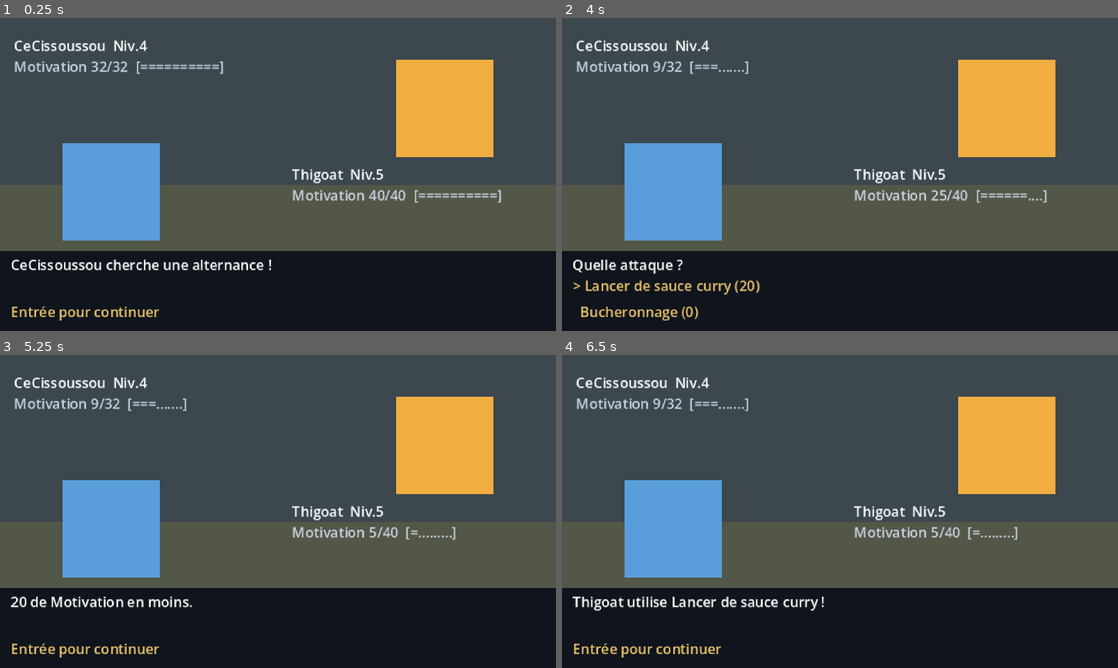
Above: before the commit, frames 1-4 (two rows, left to right).
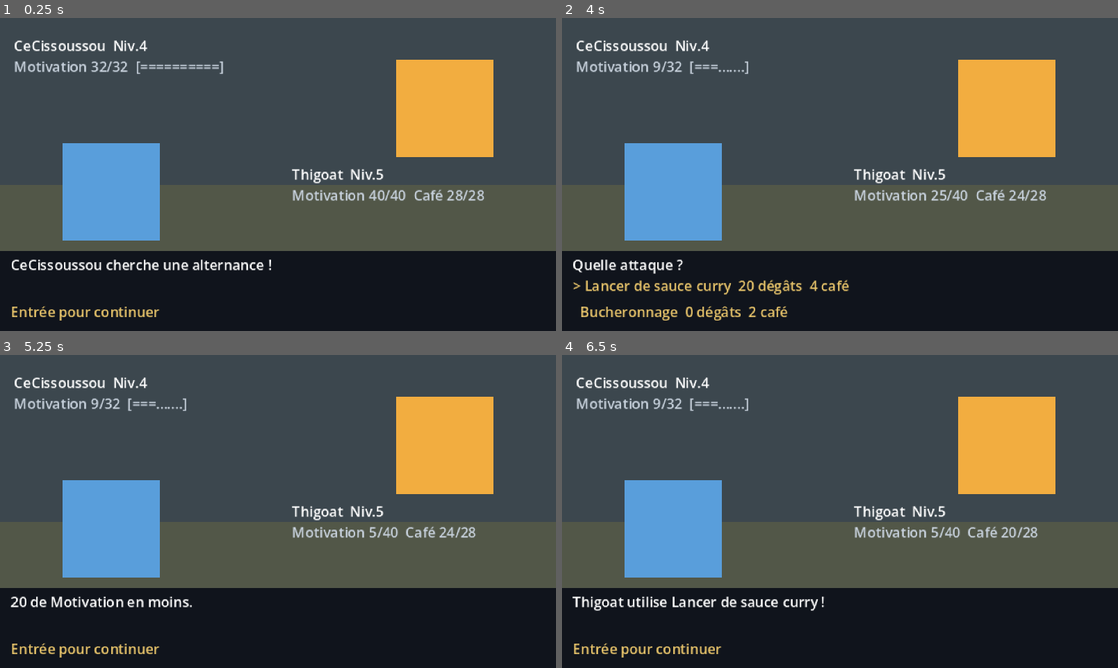
Above: after the commit, the same moments.

Repository: ThibaultGRAND/EEMIDEX
Game: Godot game, scene res://scenes/battle/battle.tscn
Two runs of this game, one before a commit and one after it. Both use one fixed random seed, a clock stepped at 60 frames per second and the inputs below. This scene is started directly instead of the project's main scene.
Inputs:
- Up to frame 1 (0.25 s): no input
- Up to frame 2 (4 s): tap Enter (ui_accept) at 0.5, 0.77, 1.25, 1.52, 2, 2.75, 3.02, 3.5, 3.77 s; hold Right (ui_right) 0.53-1.28 s; tap Tab at 0.6, 2.1, 3.6 s; hold Down (ui_down) 1.28-2.03 s; tap Shift at 1.35, 2.85 s; hold Right (ui_right) 2.03-2.78 s; hold Up (ui_up) 2.78-3.53 s; hold Left (ui_left) from 3.53 s (still down)
- Up to frame 3 (5.25 s): tap Enter (ui_accept) at 4.25, 4.52 s; tap Shift at 4.35 s; release Left (ui_left) at 5.03 s; hold Down (ui_down) from 5.03 s (still down); tap Tab at 5.1 s
- Up to frame 4 (6.5 s): release Down (ui_down) at 5.78 s; hold Right (ui_right) from 5.78 s (still down); tap Shift at 5.85 s; tap Enter (ui_accept) at 6.02 s

The runs differ from the first frame. In frame 1, 0.3% of the frame differs, in the area x 74-91%, y 54-60%; in frame 2, 1.0%, in the area x 16-88%, y 54-97%; in frame 3, 0.3%; in frame 4, 0.3%.

Commit message:
Le corps de regles, et le Cafe entre dans le combat
docs/regles.md rassemble toutes les regles du jeu avec leurs nombres :
stats et baremes, formule de degats, affinites, ordre du tour, recrutement,
fuite, rencontres, economie, entrainement, evolution, Bienveillance RH,
sauvegarde. Chaque regle porte sa mention : en jeu, a faire, ou a valider.
Les formules viennent du code, pas de ce que je croyais qu'il faisait.

Le Cafe est implemente. Un alternant a 20 + 2 par niveau ; une attaque coute
un cinquieme de sa puissance, minimum 2 ; un tour sans attaquer en rend 2 ;
la machine a cafe remplit tout. A sec, il reste "Trainer des pieds", 5 degats
gratuits : on n'est jamais bloque, seulement diminue.

Verifie par simulation : Thigoat niveau 5 a 28 de Cafe, sa grosse attaque en
coute 4, il tient 7 tours. La fenetre visee etait 5 a 8.

Co-Authored-By: Claude Opus 5 <noreply@anthropic.com>

Diff:
--- /dev/null
+++ b/data/moves/trainer_des_pieds.tres
@@ -0,0 +1,16 @@
+[gd_resource type="Resource" script_class="MoveData" load_steps=2 format=3]
+
+[ext_resource type="Script" path="res://scripts/data/move_data.gd" id="1_script"]
+
+[resource]
+script = ExtResource("1_script")
+id = &"trainer_des_pieds"
+display_name = "Traîner des pieds"
+description = "Ce qu'il reste quand il n'y a plus de café. Gratuit, et ça se voit."
+type = &"neutre"
+cible = 0
+puissance = 5
+precision = 100
+stat_modifiee = &""
+modificateur = 0
+soin = 0
--- a/scenes/battle/battle.gd
+++ b/scenes/battle/battle.gd
@@ -20,6 +20,10 @@
 var _fini: bool = false
 ## Bonus temporaires accordés pendant le combat, remis à zéro à la fin.
 var _modificateurs: Array = []
+## Les attaques proposees au tour en cours, dans l'ordre du menu.
+var _attaques_offertes: Array = []
+## Ce que rapporte un tour sans attaquer : objet, changement, defense.
+const CAFE_PAR_TOUR_SANS_ATTAQUE := 2
 
 @onready var _ennemi_nom: Label = %EnnemiNom
 @onready var _ennemi_pv: Label = %EnnemiPv
@@ -58,7 +62,8 @@
 	_ennemi_nom.text = "%s  Niv.%d" % [_ennemi.nom(), _ennemi.niveau]
 	_ennemi_pv.text = "Motivation %d/%d  %s" % [_ennemi.pv, _ennemi.pv_max(), _barre(_ennemi)]
 	_joueur_nom.text = "%s  Niv.%d" % [_actif.nom(), _actif.niveau]
-	_joueur_pv.text = "Motivation %d/%d  %s" % [_actif.pv, _actif.pv_max(), _barre(_actif)]
+	_joueur_pv.text = "Motivation %d/%d  Café %d/%d" % [
+		_actif.pv, _actif.pv_max(), _actif.cafe, _actif.cafe_max()]
 	if _ennemi.data != null:
 		_ennemi_sprite.color = _ennemi.data.couleur
 	if _actif.data != null:
@@ -124,9 +129,8 @@
 		&"racine":
 			_choisir_action()
 		&"attaques":
-			var attaques := _actif.attaques()
-			if _index < attaques.size():
-				_tour_complet(attaques[_index])
+			if _index < _attaques_offertes.size():
+				_tour_complet(_attaques_offertes[_index])
 			else:
 				_menu_racine()
 		&"objets":
@@ -144,9 +148,13 @@
 func _choisir_action() -> void:
 	match _index:
 		0:
+			_attaques_offertes = _attaques_possibles(_actif)
 			var noms: Array = []
-			for m in _actif.attaques():
-				noms.append("%s (%d)" % [m.display_name, m.puissance])
+			for m: MoveData in _attaques_offertes:
+				var cout := m.cout_cafe()
+				noms.append("%s  %d dégâts  %s" % [
+					m.display_name, m.puissance,
+					"gratuit" if cout == 0 else "%d café" % cout])
 			noms.append("Retour")
 			_afficher_menu(&"attaques", "Quelle attaque ?", noms)
 		1:
@@ -184,12 +192,14 @@
 	await _apres_tour()
 
 func _tour_ennemi() -> void:
-	var attaques := _ennemi.attaques()
+	var attaques := _attaques_possibles(_ennemi)
 	if attaques.is_empty():
 		return
 	await _executer(_ennemi, _actif, attaques[randi() % attaques.size()])
 
 func _executer(attaquant: GoneInstance, cible: GoneInstance, attaque: MoveData) -> void:
+	attaquant.depenser_cafe(attaque.cout_cafe())
+	_rafraichir()
 	await _dire("%s utilise %s !" % [attaquant.nom(), attaque.display_name])
 	if randi() % 100 >= attaque.precision:
 		await _dire("Raté !")
@@ -215,6 +225,19 @@
 		])
 	_rafraichir()
 
+## Les attaques qu'un alternant peut encore se payer. A sec, il ne lui reste
+## que "Trainer des pieds" : il n'est jamais bloque, seulement diminue.
+func _attaques_possibles(alternant: GoneInstance) -> Array:
+	var possibles: Array = []
+	for m: MoveData in alternant.attaques():
+		if alternant.peut_lancer(m):
+			possibles.append(m)
+	if possibles.is_empty():
+		var repli: MoveData = GameState.catalogue_attaques.get(&"trainer_des_pieds")
+		if repli != null:
+			possibles.append(repli)
+	return possibles
+
 func _degats(attaquant: GoneInstance, cible: GoneInstance, attaque: MoveData,
 		affinite: float = Affinites.NORMAL) -> int:
 	var base := float(attaque.puissance) * float(attaquant.attaque()) / float(maxi(1, cible.defense()))
@@ -254,6 +277,7 @@
 		ItemData.Genre.SOIN:
 			GameState.consommer_objet(objet.id)
 			_actif.soigner(objet.valeur)
+			_actif.recuperer_cafe(CAFE_PAR_TOUR_SANS_ATTAQUE)
 			_rafraichir()
 			await _dire("%s rend %d PV à %s." % [objet.display_name, objet.valeur, _actif.nom()])
 			await _tour_ennemi()
@@ -301,6 +325,7 @@
 		return
 	_mode = Mode.MESSAGE
 	_actif = cible
+	_actif.recuperer_cafe(CAFE_PAR_TOUR_SANS_ATTAQUE)
 	_rafraichir()
 	await _dire("En avant, %s !" % _actif.nom())
 	await _tour_ennemi()
--- /dev/null
+++ b/scenes/ui/composants/badge_type.gd
@@ -0,0 +1,39 @@
+class_name BadgeType
+extends PanelContainer
+## La pastille colorée d'un type d'alternant (Dev, Data, Product, Marketing,
+## Design, Staff, Neutre). La couleur et le libellé viennent de PaletteUi, les
+## alias (&"com" = &"marketing") d'Affinites.
+
+@export var type: StringName = &"neutre":
+	set(valeur):
+		type = valeur
+		_appliquer()
+
+@onready var _libelle: Label = %Libelle
+
+func _ready() -> void:
+	_appliquer()
+
+## Change le type affiché.
+func definir(p_type: StringName) -> void:
+	type = p_type
+
+func _appliquer() -> void:
+	if _libelle == null:
+		return
+	var couleur := PaletteUi.couleur_type(type)
+	_libelle.text = PaletteUi.libelle_type(type)
+	var cadre := StyleBoxFlat.new()
+	cadre.bg_color = couleur
+	cadre.border_color = PaletteUi.assombrir(couleur)
+	cadre.set_border_width_all(1)
+	cadre.content_margin_left = 2.0
+	cadre.content_margin_right = 2.0
+	cadre.content_margin_top = 0.0
+	cadre.content_margin_bottom = 0.0
+	add_theme_stylebox_override("panel", cadre)
+	# Texte sombre sur pastille claire, clair sur pastille sombre.
+	_libelle.add_theme_color_override(
+		"font_color",
+		PaletteUi.FOND if couleur.get_luminance() > 0.5 else PaletteUi.TEXTE
+	)
--- /dev/null
+++ b/scenes/ui/composants/badge_type.tscn
@@ -0,0 +1,19 @@
+[gd_scene load_steps=2 format=3]
+
+[ext_resource type="Script" path="res://scenes/ui/composants/badge_type.gd" id="1_badge"]
+
+[node name="BadgeType" type="PanelContainer"]
+layout_mode = 3
+anchors_preset = 0
+offset_right = 32.0
+offset_bottom = 10.0
+size_flags_horizontal = 0
+size_flags_vertical = 4
+script = ExtResource("1_badge")
+
+[node name="Libelle" type="Label" parent="."]
+unique_name_in_owner = true
+layout_mode = 2
+theme_override_font_sizes/font_size = 7
+text = "Neutre"
+vertical_alignment = 1
--- /dev/null
+++ b/scenes/ui/composants/barre_jauge.gd
@@ -0,0 +1,85 @@
+class_name BarreJauge
+extends Control
+## Une jauge en pixel art : Motivation, Café, ou n'importe quelle valeur sur un
+## maximum. Elle s'anime toute seule quand la valeur change.
+##
+## La couleur suit ce qu'il reste (verte, jaune, rouge) sauf si `couleur_fixe`
+## est opaque — c'est ce qu'on fait pour la jauge de Café, toujours brune.
+##
+## Usage :
+##   %Motivation.definir(gone.pv, gone.pv_max())
+##   await %Motivation.animation_terminee
+
+signal animation_terminee
+## La jauge vient d'atteindre zéro à l'écran (fin de l'animation).
+signal videe
+
+const DUREE_PAR_UNITE := 0.02
+const DUREE_MIN := 0.12
+const DUREE_MAX := 0.7
+
+## Opaque = cette couleur et rien d'autre. Transparent = vert/jaune/rouge.
+@export var couleur_fixe: Color = Color(0, 0, 0, 0):
+	set(valeur):
+		couleur_fixe = valeur
+		_redessiner()
+@export var valeur: int = 1
+@export var maximum: int = 1
+
+var _ratio_affiche: float = 1.0
+var _animation: Tween
+
+@onready var _creux: ColorRect = %Creux
+@onready var _remplissage: ColorRect = %Remplissage
+
+func _ready() -> void:
+	resized.connect(_redessiner)
+	_ratio_affiche = _ratio_cible()
+	_redessiner()
+
+## Pose une nouvelle valeur. `anime` à false pour un changement d'écran.
+func definir(p_valeur: int, p_maximum: int, anime: bool = true) -> void:
+	valeur = maxi(p_valeur, 0)
+	maximum = maxi(p_maximum, 1)
+	var cible := _ratio_cible()
+	if _animation != null and _animation.is_valid():
+		_animation.kill()
+	if not anime or not is_inside_tree():
+		_appliquer_ratio(cible)
+		animation_terminee.emit()
+		if cible <= 0.0:
+			videe.emit()
+		return
+	var duree := clampf(absf(cible - _ratio_affiche) * maximum * DUREE_PAR_UNITE, DUREE_MIN, DUREE_MAX)
+	_animation = create_tween()
+	_animation.tween_method(_appliquer_ratio, _ratio_affiche, cible, duree)
+	_animation.finished.connect(func() -> void:
+		animation_terminee.emit()
+		if cible <= 0.0:
+			videe.emit()
+	)
+
+## La part affichée en ce moment, entre 0 et 1. L'animation peut être en cours.
+func ratio() -> float:
+	return _ratio_affiche
+
+func _ratio_cible() -> float:
+	return clampf(float(valeur) / float(maxi(maximum, 1)), 0.0, 1.0)
+
+func _appliquer_ratio(r: float) -> void:
+	_ratio_affiche = r
+	_redessiner()
+
+func _redessiner() -> void:
+	if _creux == null or _remplissage == null:
+		return
+	var interieur := Vector2(maxf(size.x - 2.0, 0.0), maxf(size.y - 2.0, 0.0))
+	_creux.position = Vector2(1, 1)
+	_creux.size = interieur
+	# Largeur arrondie au pixel : une jauge en 320x180 ne doit pas baver.
+	var largeur := roundf(interieur.x * _ratio_affiche)
+	if _ratio_affiche > 0.0:
+		largeur = maxf(largeur, 1.0)
+	_remplissage.position = Vector2(1, 1)
+	_remplissage.size = Vector2(largeur, interieur.y)
+	_remplissage.color = couleur_fixe if couleur_fixe.a > 0.0 else PaletteUi.couleur_jauge(_ratio_affiche)
--- /dev/null
+++ b/scenes/ui/composants/barre_jauge.tscn
@@ -0,0 +1,36 @@
+[gd_scene load_steps=2 format=3]
+
+[ext_resource type="Script" path="res://scenes/ui/composants/barre_jauge.gd" id="1_jauge"]
+
+[node name="BarreJauge" type="Control"]
+custom_minimum_size = Vector2(48, 6)
+layout_mode = 3
+anchors_preset = 0
+offset_right = 48.0
+offset_bottom = 6.0
+script = ExtResource("1_jauge")
+
+[node name="Bordure" type="ColorRect" parent="."]
+layout_mode = 1
+anchors_preset = 15
+anchor_right = 1.0
+anchor_bottom = 1.0
+color = Color(0.235294, 0.290196, 0.376471, 1)
+
+[node name="Creux" type="ColorRect" parent="."]
+unique_name_in_owner = true
+layout_mode = 0
+offset_left = 1.0
+offset_top = 1.0
+offset_right = 47.0
+offset_bottom = 5.0
+color = Color(0.0627451, 0.0784314, 0.109804, 1)
+
+[node name="Remplissage" type="ColorRect" parent="."]
+unique_name_in_owner = true
+layout_mode = 0
+offset_left = 1.0
+offset_top = 1.0
+offset_right = 47.0
+offset_bottom = 5.0
+color = Color(0.423529, 0.760784, 0.290196, 1)
--- /dev/null
+++ b/scenes/ui/composants/fiche_combattant.gd
@@ -0,0 +1,69 @@
+class_name FicheCombattant
+extends PanelContainer
+## L'étiquette d'un alternant en combat : son nom, son niveau, son type, sa
+## Motivation et son Café.
+##
+## Elle ne connaît pas les règles : le combat lui donne des nombres, elle les
+## affiche. `depuis_gone()` est juste un raccourci qui lit un GoneInstance.
+##
+## Usage :
+##   %FicheJoueur.depuis_gone(actif)
+##   await %FicheJoueur.definir_motivation(actif.pv, actif.pv_max())
+
+## Les chiffres « 18/24 » sous la jauge. On les cache pour l'adversaire, comme
+## dans les Pokémon : on voit la jauge baisser, pas le compte exact.
+@export var montrer_chiffres: bool = true:
+	set(valeur):
+		montrer_chiffres = valeur
+		if is_node_ready():
+			_chiffres.visible = valeur
+
+## Le Café n'est pas encore implémenté côté combat : la ligne reste cachée
+## tant qu'on ne lui donne pas de valeur.
+@export var montrer_cafe: bool = false:
+	set(valeur):
+		montrer_cafe = valeur
+		if is_node_ready():
+			_ligne_cafe.visible = valeur
+
+@onready var _nom: Label = %Nom
+@onready var _niveau: Label = %Niveau
+@onready var _badge: BadgeType = %Badge
+@onready var _motivation: BarreJauge = %Motivation
+@onready var _chiffres: Label = %Chiffres
+@onready var _ligne_cafe: HBoxContainer = %LigneCafe
+@onready var _cafe: BarreJauge = %Cafe
+
+func _ready() -> void:
+	_chiffres.visible = montrer_chiffres
+	_ligne_cafe.visible = montrer_cafe
+	_cafe.couleur_fixe = PaletteUi.JAUGE_CAFE
+
+## L'identité du combattant : ce qui ne bouge pas pendant son tour.
+func definir_combattant(nom: String, niveau: int, type: StringName) -> void:
+	_nom.text = nom
+	_niveau.text = "Niv.%d" % niveau
+	_badge.definir(type)
+
+## Pose la Motivation. À attendre (`await`) pour laisser la jauge descendre
+## avant la ligne de texte suivante.
+func definir_motivation(valeur: int, maximum: int, anime: bool = true) -> Signal:
+	_motivation.definir(valeur, maximum, anime)
+	_chiffres.text = "%d/%d" % [valeur, maximum]
+	return _motivation.animation_terminee
+
+## Pose le Café. Affiche la ligne au passage.
+func definir_cafe(valeur: int, maximum: int, anime: bool = true) -> Signal:
+	montrer_cafe = true
+	_cafe.definir(valeur, maximum, anime)
+	return _cafe.animation_terminee
+
+## Raccourci : remplit la fiche à partir d'un GoneInstance.
+func depuis_gone(gone: Object, anime: bool = false) -> void:
+	if gone == null:
+		return
+	var type: StringName = &"neutre"
+	if gone.get("data") != null:
+		type = gone.data.type
+	definir_combattant(gone.nom(), gone.niveau, type)
+	definir_motivation(gone.pv, gone.pv_max(), anime)
--- /dev/null
+++ b/scenes/ui/composants/fiche_combattant.tscn
@@ -0,0 +1,73 @@
+[gd_scene load_steps=4 format=3]
+
+[ext_resource type="Script" path="res://scenes/ui/composants/fiche_combattant.gd" id="1_fiche"]
+[ext_resource type="PackedScene" path="res://scenes/ui/composants/badge_type.tscn" id="2_badge"]
+[ext_resource type="PackedScene" path="res://scenes/ui/composants/barre_jauge.tscn" id="3_jauge"]
+
+[node name="FicheCombattant" type="PanelContainer"]
+custom_minimum_size = Vector2(132, 0)
+layout_mode = 3
+anchors_preset = 0
+offset_right = 132.0
+offset_bottom = 34.0
+script = ExtResource("1_fiche")
+
+[node name="Contenu" type="VBoxContainer" parent="."]
+layout_mode = 2
+
+[node name="Identite" type="HBoxContainer" parent="Contenu"]
+layout_mode = 2
+
+[node name="Nom" type="Label" parent="Contenu/Identite"]
+unique_name_in_owner = true
+layout_mode = 2
+size_flags_horizontal = 3
+text = "Alternant"
+
+[node name="Niveau" type="Label" parent="Contenu/Identite"]
+unique_name_in_owner = true
+layout_mode = 2
+theme_override_colors/font_color = Color(0.564706, 0.627451, 0.705882, 1)
+text = "Niv.5"
+horizontal_alignment = 2
+
+[node name="Etat" type="HBoxContainer" parent="Contenu"]
+layout_mode = 2
+
+[node name="Badge" parent="Contenu/Etat" instance=ExtResource("2_badge")]
+unique_name_in_owner = true
+layout_mode = 2
+
+[node name="Motivation" parent="Contenu/Etat" instance=ExtResource("3_jauge")]
+unique_name_in_owner = true
+custom_minimum_size = Vector2(44, 6)
+layout_mode = 2
+size_flags_horizontal = 3
+size_flags_vertical = 4
+
+[node name="Chiffres" type="Label" parent="Contenu/Etat"]
+unique_name_in_owner = true
+layout_mode = 2
+theme_override_colors/font_color = Color(0.564706, 0.627451, 0.705882, 1)
+text = "24/24"
+horizontal_alignment = 2
+vertical_alignment = 1
+
+[node name="LigneCafe" type="HBoxContainer" parent="Contenu"]
+unique_name_in_owner = true
+visible = false
+layout_mode = 2
+
+[node name="LibelleCafe" type="Label" parent="Contenu/LigneCafe"]
+layout_mode = 2
+theme_override_colors/font_color = Color(0.564706, 0.627451, 0.705882, 1)
+theme_override_font_sizes/font_size = 7
+text = "Café"
+vertical_alignment = 1
+
+[node name="Cafe" parent="Contenu/LigneCafe" instance=ExtResource("3_jauge")]
+unique_name_in_owner = true
+custom_minimum_size = Vector2(44, 5)
+layout_mode = 2
+size_flags_horizontal = 3
+size_flags_vertical = 4
--- /dev/null
+++ b/scenes/ui/theme_moustache.tres
@@ -0,0 +1,41 @@
+[gd_resource type="Theme" load_steps=4 format=3]
+
+; Thème commun à toute l'interface de Moustache Quest.
+; Les couleurs viennent de scripts/ui/palette_ui.gd : si l'une change là-bas,
+; la reporter ici. Tout est dessiné en StyleBoxFlat, sans asset : les cadres
+; 9-slice de l'équipe pourront remplacer ces StyleBox plus tard.
+; Pas d'arrondi (corner_radius = 0) : on est en pixel art à 320x180.
+
+[sub_resource type="StyleBoxFlat" id="StyleBoxFlat_cadre"]
+content_margin_left = 4.0
+content_margin_top = 3.0
+content_margin_right = 4.0
+content_margin_bottom = 3.0
+bg_color = Color(0.105882, 0.133333, 0.188235, 1)
+border_width_left = 1
+border_width_top = 1
+border_width_right = 1
+border_width_bottom = 1
+border_color = Color(0.235294, 0.290196, 0.376471, 1)
+
+[sub_resource type="StyleBoxFlat" id="StyleBoxFlat_plat"]
+content_margin_left = 4.0
+content_margin_top = 3.0
+content_margin_right = 4.0
+content_margin_bottom = 3.0
+bg_color = Color(0.0627451, 0.0784314, 0.109804, 1)
+
+[sub_resource type="StyleBoxEmpty" id="StyleBoxEmpty_vide"]
+
+[resource]
+default_font_size = 8
+Label/colors/font_color = Color(0.874510, 0.901961, 0.937255, 1)
+Label/font_sizes/font_size = 8
+PanelContainer/styles/panel = SubResource("StyleBoxFlat_cadre")
+Panel/styles/panel = SubResource("StyleBoxFlat_plat")
+MarginContainer/constants/margin_left = 0
+ScrollContainer/styles/panel = SubResource("StyleBoxEmpty_vide")
+VBoxContainer/constants/separation = 2
+HBoxContainer/constants/separation = 4
+GridContainer/constants/h_separation = 6
+GridContainer/constants/v_separation = 2
--- a/scripts/data/gone_instance.gd
+++ b/scripts/data/gone_instance.gd
@@ -6,6 +6,7 @@
 var data: GoneData
 var niveau: int = 5
 var pv: int = 0
+var cafe: int = 0
 var bonus_pv: int = 0
 var bonus_attaque: int = 0
 var bonus_defense: int = 0
@@ -15,6 +16,7 @@
 	data = p_data
 	niveau = p_niveau
 	pv = pv_max()
+	cafe = cafe_max()
 
 func nom() -> String:
 	return data.display_name if data != null else "???"
@@ -23,6 +25,23 @@
 	if data == null:
 		return 1
 	return data.base_pv + bonus_pv + (niveau - 1) * 2
+
+## L'energie disponible pour attaquer.
+func cafe_max() -> int:
+	return 20 + (niveau - 1) * 2
+
+func depenser_cafe(montant: int) -> void:
+	cafe = maxi(0, cafe - montant)
+
+func recuperer_cafe(montant: int) -> void:
+	cafe = mini(cafe_max(), cafe + montant)
+
+func cafe_plein() -> void:
+	cafe = cafe_max()
+
+## Peut-il se payer cette attaque ?
+func peut_lancer(attaque: MoveData) -> bool:
+	return attaque != null and cafe >= attaque.cout_cafe()
 
 func attaque() -> int:
 	if data == null:
@@ -50,6 +69,7 @@
 
 func soigner_tout() -> void:
 	pv = pv_max()
+	cafe = cafe_max()
 
 ## Les attaques disponibles en combat : l'attaque de base, puis le pouvoir.
 func attaques() -> Array:
@@ -83,6 +103,7 @@
 		"gone_id": String(data.id) if data != null else "",
 		"niveau": niveau,
 		"pv": pv,
+		"cafe": cafe,
 		"bonus_pv": bonus_pv,
 		"bonus_attaque": bonus_attaque,
 		"bonus_defense": bonus_defense,
@@ -97,4 +118,5 @@
 	g.bonus_defense = int(d.get("bonus_defense", 0))
 	g.bonus_vitesse = int(d.get("bonus_vitesse", 0))
 	g.pv = clampi(int(d.get("pv", g.pv_max())), 0, g.pv_max())
+	g.cafe = clampi(int(d.get("cafe", g.cafe_max())), 0, g.cafe_max())
 	return g
--- a/scripts/data/move_data.gd
+++ b/scripts/data/move_data.gd
@@ -21,3 +21,11 @@
 @export_range(-5, 5) var modificateur: int = 0
 ## Points de vie rendus à l'utilisateur.
 @export_range(0, 50) var soin: int = 0
+
+## Le Cafe que coute cette attaque. Voir docs/regles.md.
+## Une attaque de soutien coute le minimum ; sinon un cinquieme de sa puissance,
+## arrondi au superieur. "Trainer des pieds" est la seule attaque gratuite.
+func cout_cafe() -> int:
+	if id == &"trainer_des_pieds":
+		return 0
+	return maxi(2, int(ceil(puissance / 5.0)))
--- /dev/null
+++ b/scripts/ui/palette_ui.gd
@@ -0,0 +1,77 @@
+class_name PaletteUi
+extends RefCounted
+## Les couleurs de l'interface, au même endroit pour tous les écrans.
+##
+## Rien d'autre que des constantes et des fonctions statiques : aucun écran ne
+## code une couleur en dur, il demande ici. Changer la charte = changer ce
+## fichier. Les couleurs des panneaux et du texte sont aussi dans le thème
+## `scenes/ui/theme_moustache.tres`, qui s'applique tout seul aux Control.
+
+## Fond des écrans et creux des jauges.
+const FOND := Color("10141c")
+## Remplissage des panneaux.
+const PANNEAU := Color("1b2230")
+## Bordure des panneaux et des jauges.
+const BORDURE := Color("3c4a60")
+## Couleur d'accent : curseur, titres, valeurs importantes.
+const ACCENT := Color("e9c56b")
+## Texte courant.
+const TEXTE := Color("dfe6ef")
+## Texte secondaire : légendes, unités, détails.
+const TEXTE_DOUX := Color("90a0b4")
+## Texte d'une entrée de menu indisponible.
+const TEXTE_ETEINT := Color("5a6878")
+
+const JAUGE_HAUTE := Color("6cc24a")
+const JAUGE_MOYENNE := Color("e9c56b")
+const JAUGE_BASSE := Color("d6584a")
+## Jauge de Café (l'énergie des attaques).
+const JAUGE_CAFE := Color("b4794a")
+
+## Au-dessus : jauge verte. En dessous de SEUIL_BAS : jauge rouge.
+const SEUIL_MOYEN := 0.5
+const SEUIL_BAS := 0.2
+
+## Une couleur par type d'alternant. Les alias (&"com") passent par
+## Affinites.canonique() avant d'arriver ici.
+const COULEURS_TYPE := {
+	&"dev": Color("4a8fd6"),
+	&"data": Color("6f5bd0"),
+	&"product": Color("d68c3a"),
+	&"marketing": Color("d64a7a"),
+	&"design": Color("45b89a"),
+	&"staff": Color("8a93a8"),
+	&"neutre": Color("7f8c99"),
+}
+
+## Ce qu'on écrit sur le badge d'un type.
+const LIBELLES_TYPE := {
+	&"dev": "Dev",
+	&"data": "Data",
+	&"product": "Product",
+	&"marketing": "Marketing",
+	&"design": "Design",
+	&"staff": "Staff",
+	&"neutre": "Neutre",
+}
+
+## La couleur du badge d'un type. Les types inconnus tombent sur le neutre.
+static func couleur_type(type: StringName) -> Color:
+	return COULEURS_TYPE.get(Affinites.canonique(type), COULEURS_TYPE[&"neutre"])
+
+## Le texte du badge d'un type. Un type inconnu s'affiche tel qu'il est écrit.
+static func libelle_type(type: StringName) -> String:
+	var canon: StringName = Affinites.canonique(type)
+	return LIBELLES_TYPE.get(canon, String(canon).capitalize())
+
+## La couleur d'une jauge de Motivation selon ce qu'il en reste.
+static func couleur_jauge(ratio: float) -> Color:
+	if ratio <= SEUIL_BAS:
+		return JAUGE_BASSE
+	if ratio <= SEUIL_MOYEN:
+		return JAUGE_MOYENNE
+	return JAUGE_HAUTE
+
+## Une couleur assombrie, pour la bordure d'un élément coloré (badge, jauge).
+static func assombrir(couleur: Color, facteur: float = 0.55) -> Color:
+	return Color(couleur.r * facteur, couleur.g * facteur, couleur.b * facteur, couleur.a)
Not shown, added: scenes/ui/composants/badge_type.gd.uid
Not shown, added: scenes/ui/composants/barre_jauge.gd.uid
Not shown, added: scenes/ui/composants/fiche_combattant.gd.uid
Not shown, added: scripts/ui/palette_ui.gd.uid
Not shown, added: docs/regles.md
